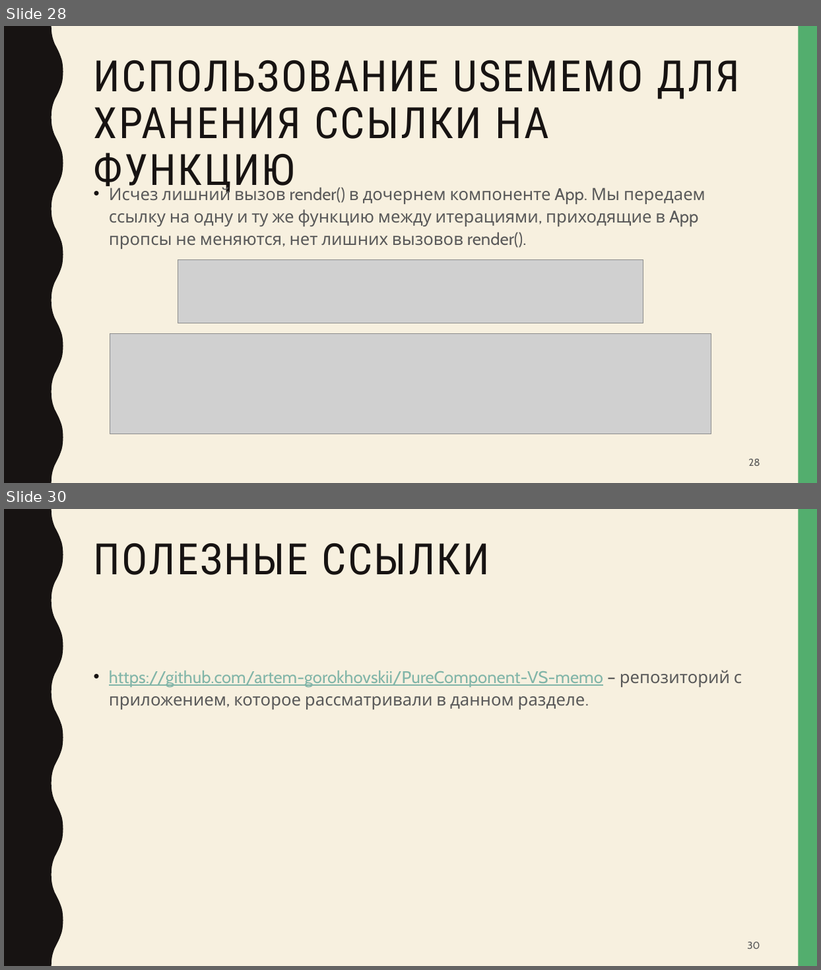
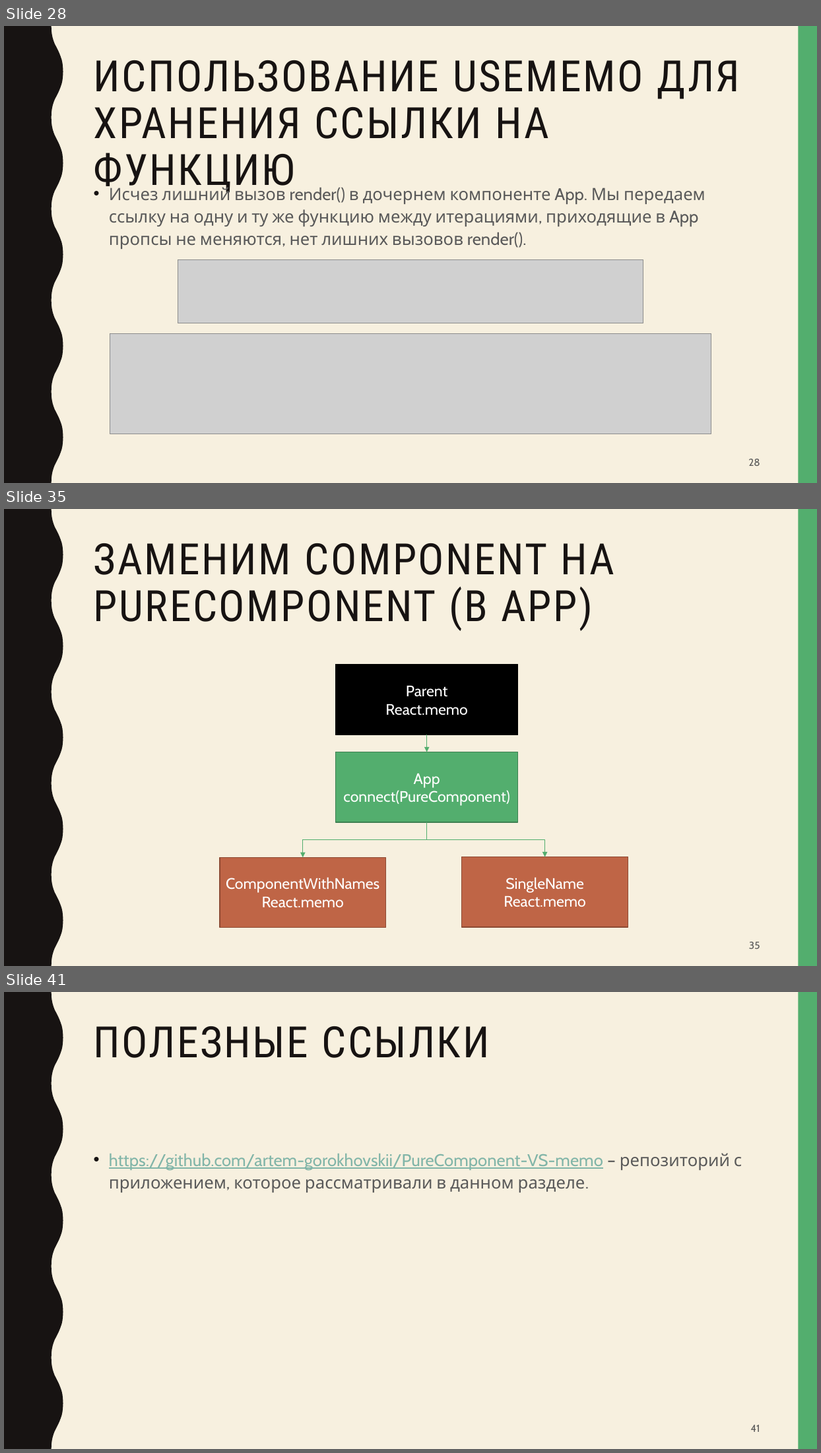
Before and after one commit to artem-gorokhovskii/PureComponent-VS-memo, a slide deck: PureComponent-vs-memo.pptx. Shown one above the other, each under a label of ours: slides 28 and 30 before the commit, slides 28, 35 and 41 after it; the slides between them are not shown. The pictures are 821x970 and 821x1453 pixels, drawn with LibreOffice and Linux fonts; fonts in the diff are those of the drawing; grey boxes stand for pictures. Boxes give left, top, right and bottom in pixels: in the first picture for what was removed or moved away, otherwise in the second. Text is boxed around its words. In the diff, an @@ line names an element or a change of style, - is before the commit and + after.

Commit message:
added connect

```diff
--- a/PureComponent-vs-memo.pptx
+++ b/PureComponent-vs-memo.pptx
@@ slide 35 added at (x1=4, y1=509, x2=817, y2=966), background #F7F0DF; not listed: 2 template elements that a slide beside it also shows @@
@@ title added at (x1=94, y1=543, x2=614, y2=631), 51 pt, text #171312 @@
+ЗАМЕНИМ COMPONENT НА PURECOMPONENT (В APP)
@@ rectangle added at (x1=336, y1=665, x2=518, y2=735), fill #000000, outline #000000 1 pt, 18 pt, text #FFFFFF @@
+Parent
+React.memo
@@ arrow added from (426, 735) to (426, 753), #53AE6E 0.5 pt @@
@@ rectangle added at (x1=336, y1=753, x2=518, y2=823), fill #53AE6E, outline #3D8151 1 pt, 18 pt, text #FFFFFF @@
+App
+connect(PureComponent)
@@ elbow arrow added from (426, 823) to (303, 858), #53AE6E 0.5 pt @@
@@ elbow arrow added from (426, 823) to (545, 857), #53AE6E 0.5 pt @@
@@ rectangle added at (x1=220, y1=858, x2=386, y2=928), fill #BF6546, outline #8D4B34 1 pt, 18 pt, text #FFFFFF @@
+ComponentWithNames
+React.memo
@@ rectangle added at (x1=462, y1=857, x2=628, y2=927), fill #BF6546, outline #8D4B34 1 pt, 18 pt, text #FFFFFF @@
+SingleName
+React.memo
@@ page number added at (x1=749, y1=942, x2=760, y2=949), 12 pt, text #595959 @@
+35
@@ what was slide 30 is now slide 41 @@
@@ page number at (x1=751, y1=1425, x2=760, y2=1432): text changed @@
-30
+41
```
Also in this commit, not shown: 1 slide changed, 10 other slides added, 4 other files.
